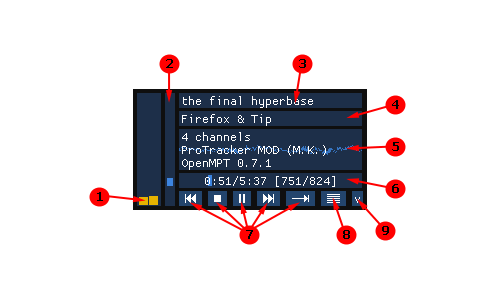
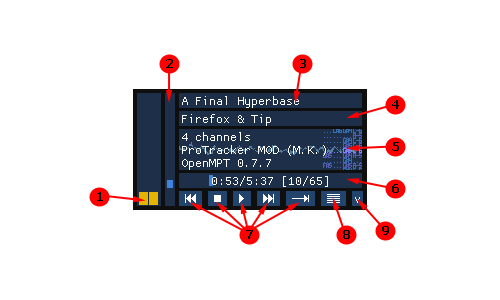
Layer changes from the first 500 × 300 image to the second:
painted on "deck" over bbox(139, 96, 362, 203)
